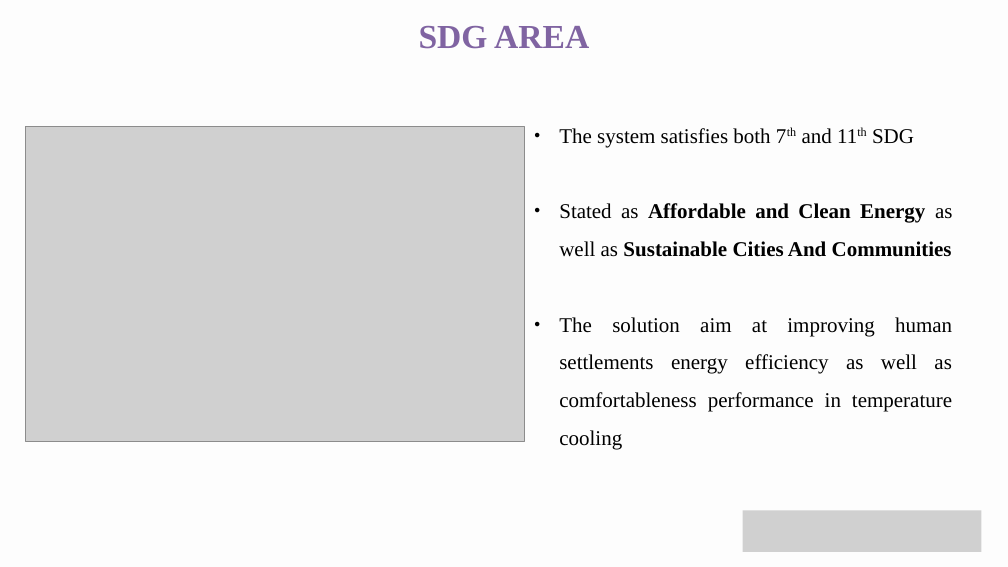
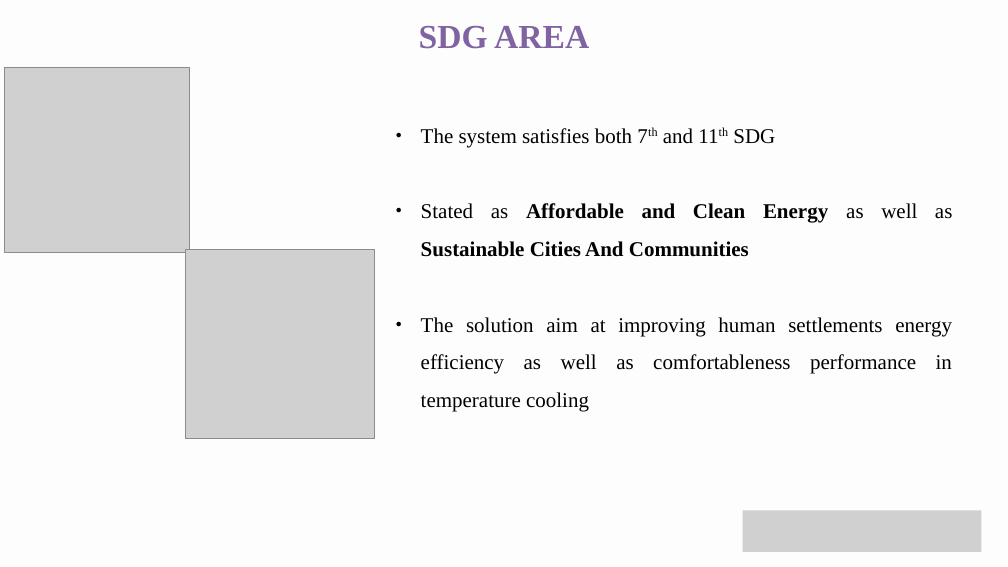
Before and after one commit to arc1o1/Automated_Temperature_Control_System, a slide deck: slide 5 of 02_documentation/Automated_Temperature_Control_System_GIP_Project_Implementation_Presentation.pptx (slide 3 before the commit). Drawn at 1008x567 pixels with LibreOffice and Linux fonts; fonts in the diff are those of the drawing; grey boxes stand for pictures. Boxes give left, top, right and bottom in pixels: in the first picture for what was removed or moved away, otherwise in the second. Text is boxed around its words. In the diff, an @@ line names an element or a change of style, - is before the commit and + after.

```diff
--- a/02_documentation/Automated_Temperature_Control_System_GIP_Project_Implementation_Presentation.pptx
+++ b/02_documentation/Automated_Temperature_Control_System_GIP_Project_Implementation_Presentation.pptx
@@ picture added at [4, 67, 189, 252] @@
@@ text "The system satisfies both 7th ..." rewrapped from [559, 128, 952, 450] to [421, 128, 952, 412] @@
@@ picture removed at [25, 126, 524, 441] @@
@@ picture added at [185, 249, 374, 438] @@
```
Also in this commit, not shown: 7 other slides changed, 12 slides added, 7 slides removed, 4 other files.
